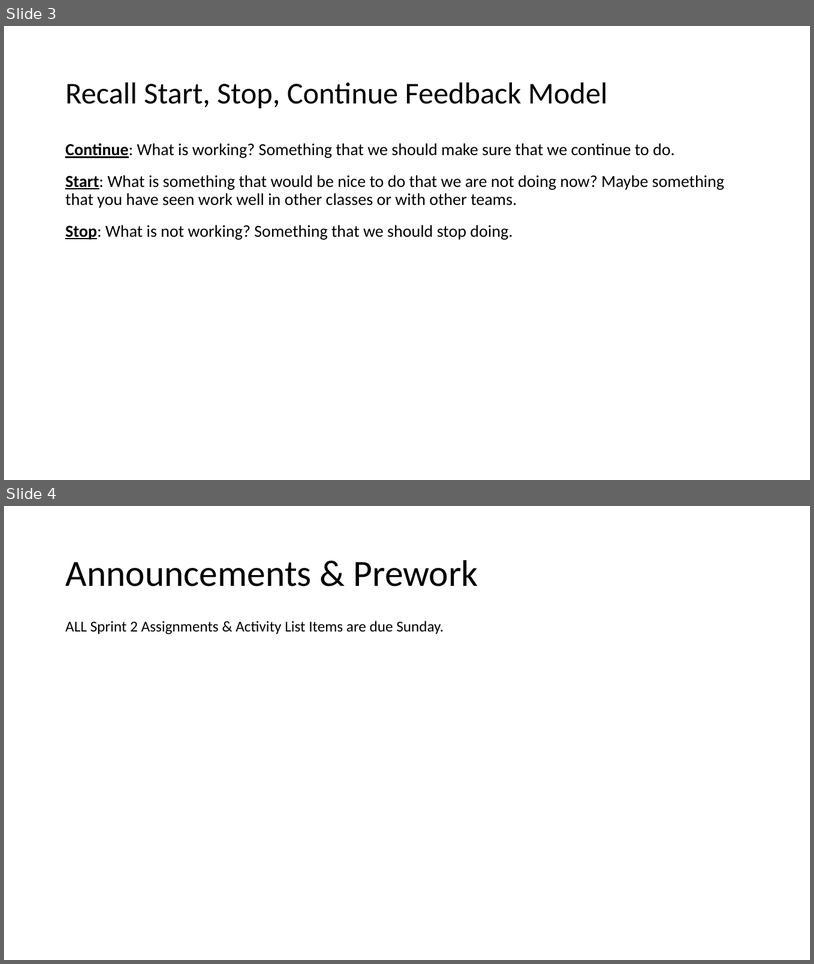
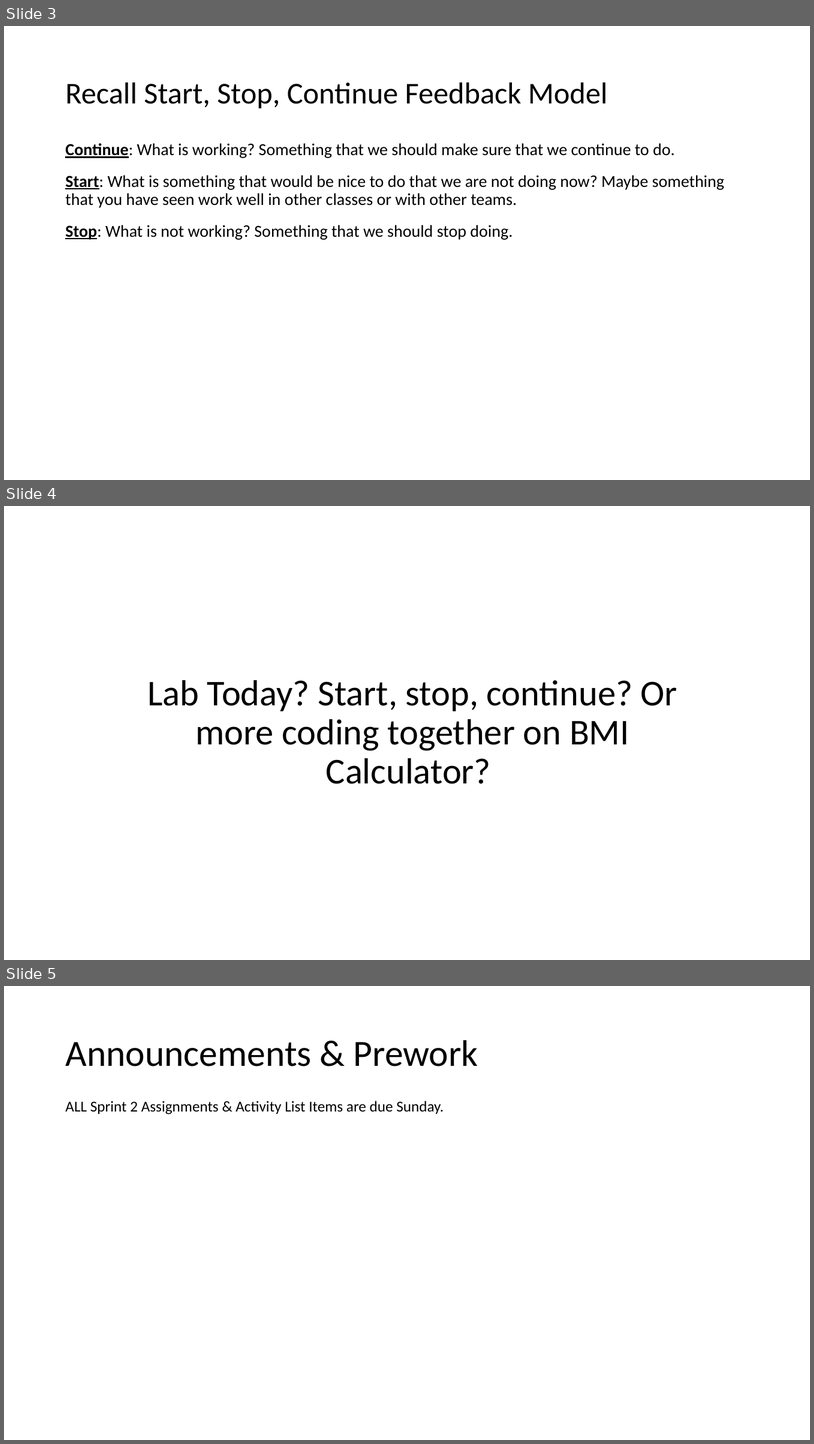
Before and after one commit to EricJPogue/CPSC-24500, a slide deck: lecture-slides/2020-02-11-oop.pptx. Shown one above the other, each under a label of ours: slides 3 and 4 before the commit, slides 3, 4 and 5 after it. The pictures are 814x964 and 814x1444 pixels, drawn with LibreOffice and Linux fonts; fonts in the diff are those of the drawing. Boxes give left, top, right and bottom in pixels: in the first picture for what was removed or moved away, otherwise in the second. Text is boxed around its words. In the diff, an @@ line names an element or a change of style, - is before the commit and + after.

```diff
--- a/lecture-slides/2020-02-11-oop.pptx
+++ b/lecture-slides/2020-02-11-oop.pptx
@@ slide 4 added at (4, 506, 810, 960), background #FFFFFF @@
@@ title added at (147, 680, 678, 784), 43.2 pt, text #000000 @@
+Lab Today? Start, stop, continue? Or more coding together on BMI Calculator?
@@ what was slide 4 is now slide 5 @@
```
Also in this commit, not shown: 1 slide changed.
